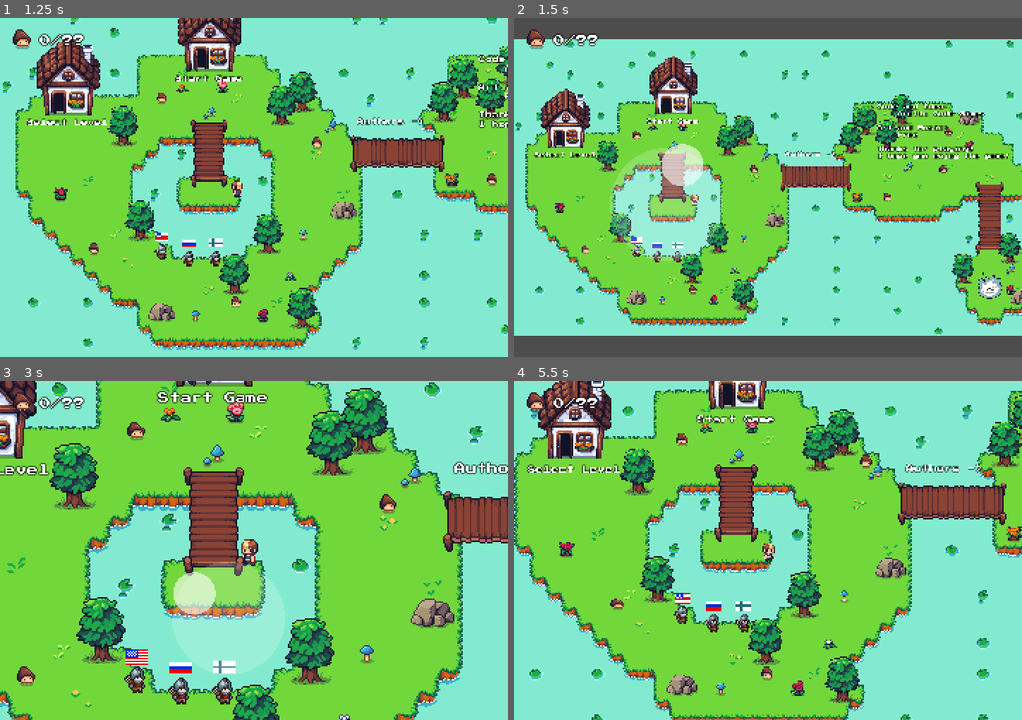
Above: before the commit, frames 1-4 (two rows, left to right).
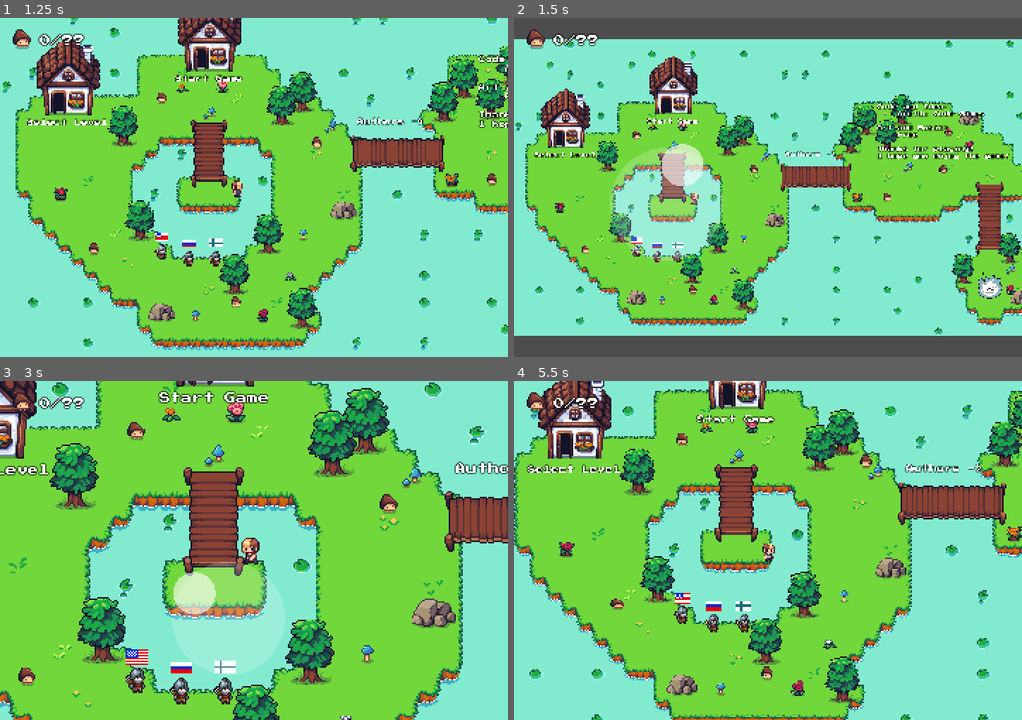
Above: after the commit, the same moments.

Repository: dmitrii-eremin/watch-your-step
Game: Godot game, scene res://scenes/levels/menu_level.tscn
Two runs of this game, one before a commit and one after it. Both use one fixed random seed, a clock stepped at 60 frames per second and the inputs below. Sound files missing from this copy of the repository are replaced by a short silence.
Inputs (mouse positions are in pixels of both pictures, inside the frame that each line leads up to):
- Up to frame 1 (1.25 s): tap Enter (ui_accept) at 0.5, 0.77 s; move the mouse to (365, 170) at 0.52 s; hold Right (go_right) from 0.53 s (still down); hold F7 (look_at_whole_world) from 0.53 s (still down); click (365, 170) at 0.67 s
- Up to frame 2 (1.5 s): release Right (go_right) at 1.25 s; release F7 (look_at_whole_world) at 1.25 s; drag from (666, 204) to (722, 65) at 1.27 s
- Up to frame 3 (3 s): move the mouse to (304, 475) at 2.02 s; hold Right (go_right) 2.03-2.75 s; hold F7 (look_at_whole_world) 2.03-2.75 s; click (304, 475) at 2.17 s; drag from (228, 618) to (20, 465) at 2.77 s
- Up to frame 4 (5.5 s): move the mouse to (920, 601) at 3.52 s; hold Left (go_left) 3.53-4.25 s; hold F7 (look_at_whole_world) 3.53-4.25 s; click (920, 601) at 3.67 s; tap Enter (ui_accept) at 3.77 s; drag from (615, 499) to (834, 516) at 4.27 s; move the mouse to (793, 550) at 5.02 s; hold Down (go_down) from 5.03 s (still down); hold F7 (look_at_whole_world) from 5.03 s (still down); click (793, 550) at 5.17 s

Frame 1 is identical in both runs. In frame 2, less than 0.1% of the frame differs, in the area x 34-37%, y 51-56%; in frame 3, 6.0%, in the area x 1-100%, y 0-100%; in frame 4, 0.3%.

Commit message:
fix joystick

Diff:
--- a/scenes/virtual_joystick.gd
+++ b/scenes/virtual_joystick.gd
@@ -21,8 +21,6 @@
 func _input(event: InputEvent) -> void:
 	if event is InputEventScreenTouch:
 		_handle_touch_input(event)
-	elif event is InputEventScreenDrag and _is_pressed and event.index == _touch_index:
-		_current_touch_position = event.position
 		get_tree().root.set_input_as_handled()
 
 func _handle_touch_input(event: InputEventScreenTouch) -> void:
@@ -46,6 +44,9 @@
 
 func _process(_delta: float) -> void:
 	if _is_pressed and _touch_index >= 0:
+		# Track the current touch position in real-time
+		_current_touch_position = get_global_mouse_position()
+
 		var local_pos = _current_touch_position - global_position
 		var direction = (local_pos - _base_position).normalized()
 		var distance = (local_pos - _base_position).length()
Not shown, added: docs/widget.png.import
